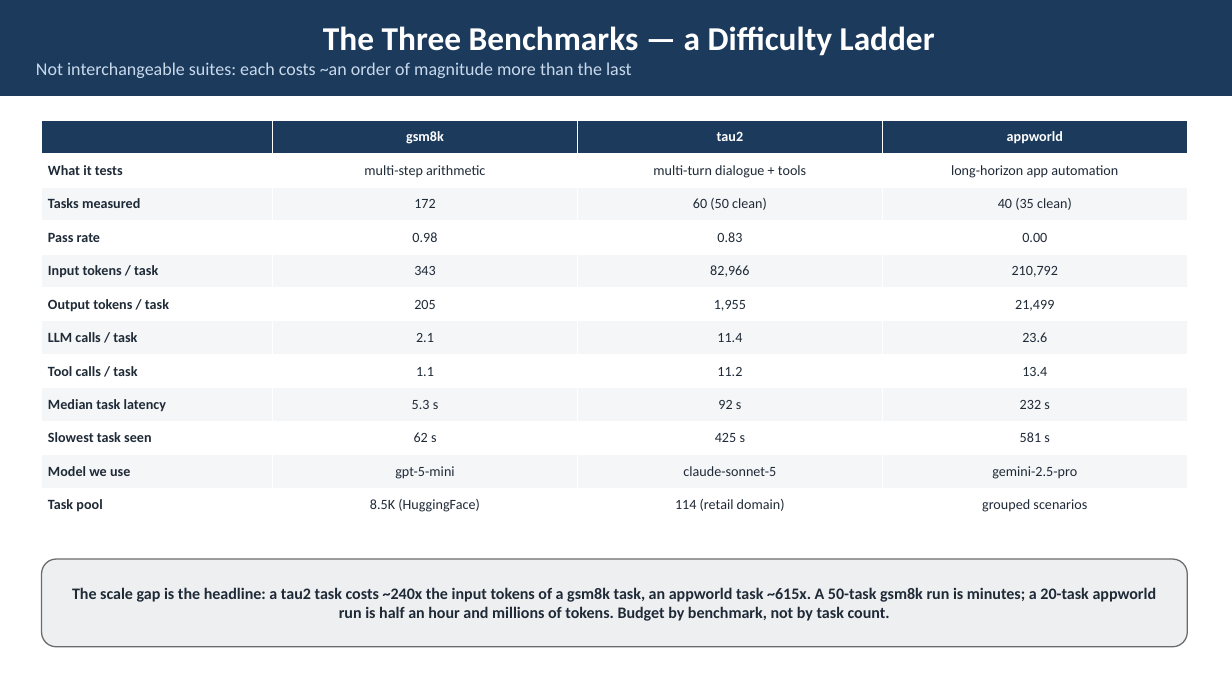
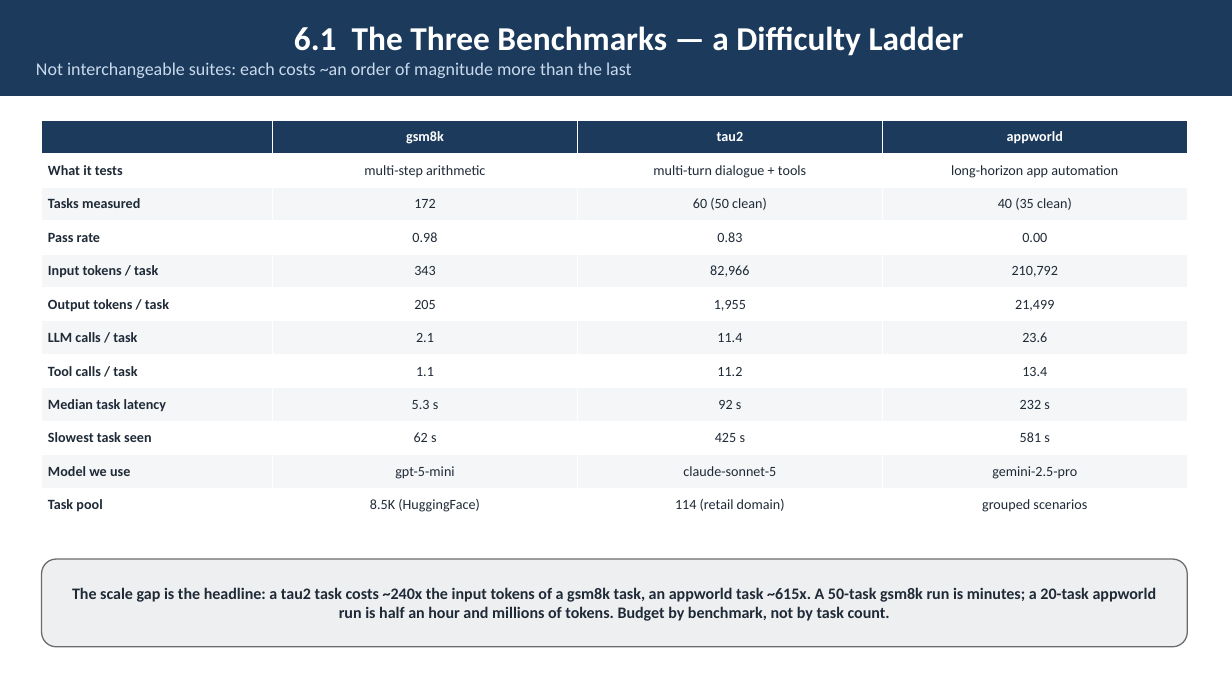
Before and after one commit to webchang/benchmarking, a slide deck: slide 8 of docs/BenchmarkingService.pptx. Drawn at 1232x693 pixels with LibreOffice and Linux fonts; fonts in the diff are those of the drawing. Boxes give left, top, right and bottom in pixels: in the first picture for what was removed or moved away, otherwise in the second. Text is boxed around its words. In the diff, an @@ line names an element or a change of style, - is before the commit and + after.

```diff
--- a/docs/BenchmarkingService.pptx
+++ b/docs/BenchmarkingService.pptx
@@ text in rectangle at [294,26,964,56]: text changed @@
-The Three Benchmarks — a Difficulty Ladder
+6.1 The Three Benchmarks — a Difficulty Ladder
```
Also in this commit, not shown: 9 other slides changed, 1 other file.
